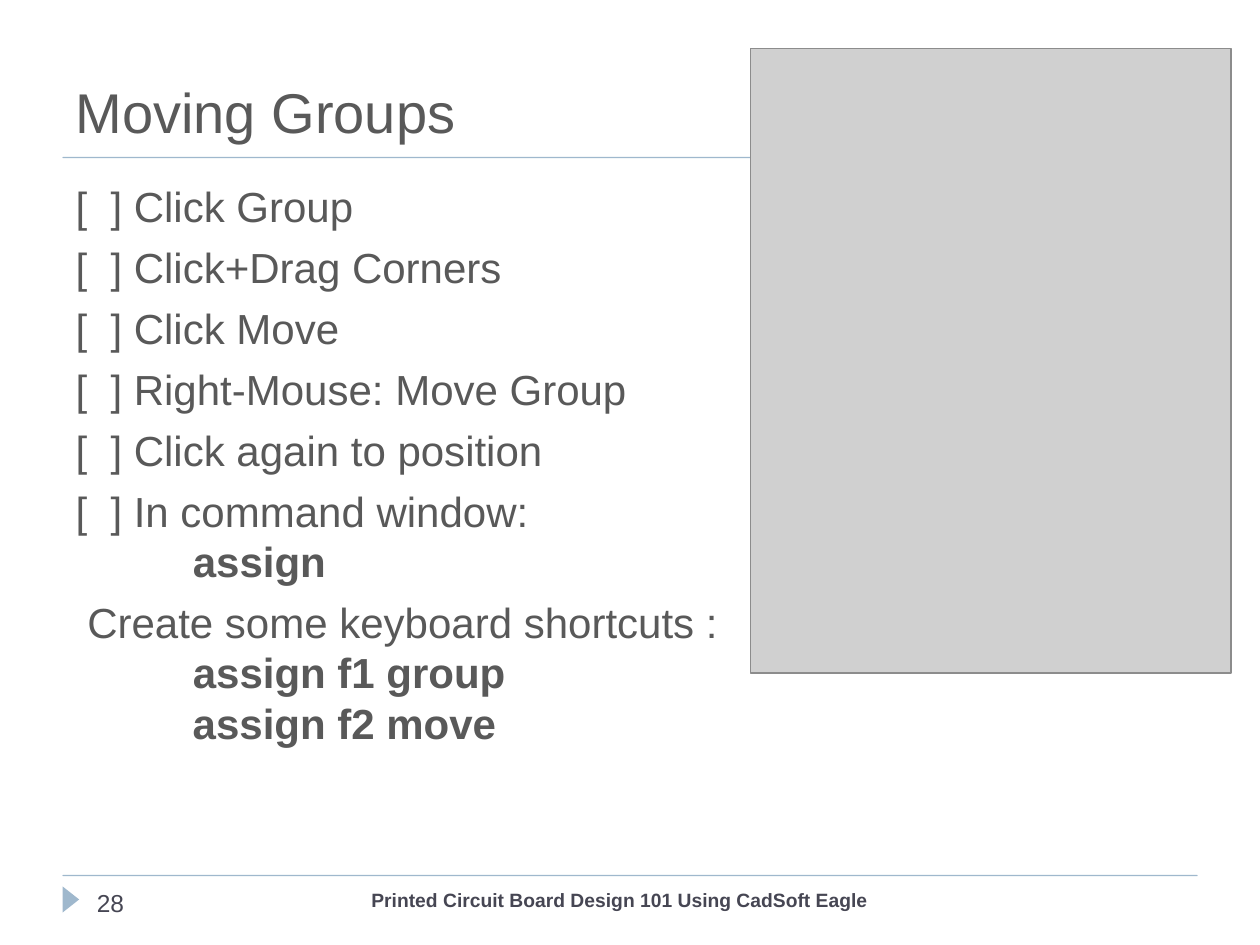
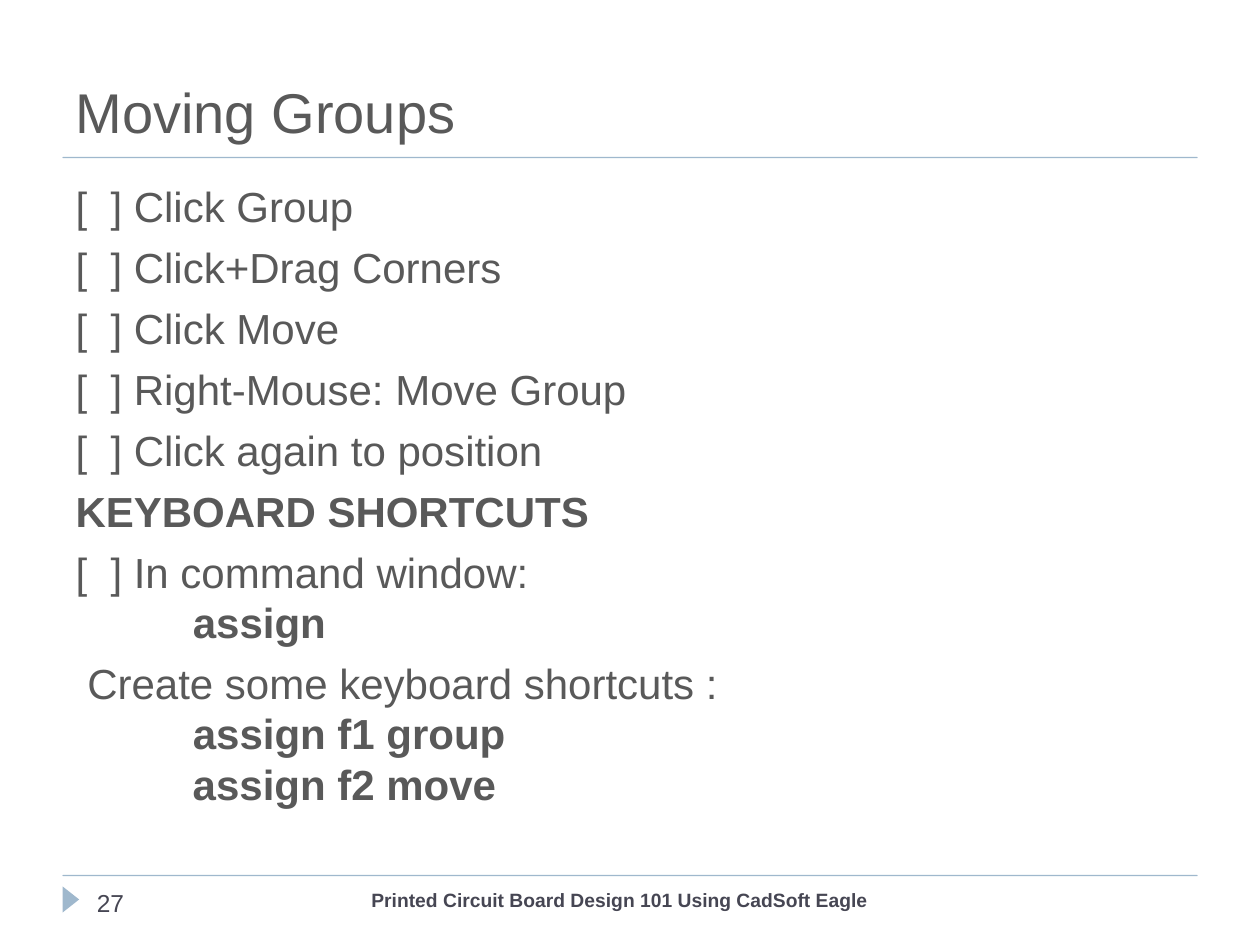
Before and after one commit to cogwheelcircuitworks/IntroToEagleCAD, a slide deck: slide 27 of ClassFiles/PCBDesignEagleCad101.ppt (slide 28 before the commit). Drawn at 1260x945 pixels with LibreOffice and Linux fonts; fonts in the diff are those of the drawing; grey boxes stand for pictures; background and template pictures are left out. Boxes give left, top, right and bottom in pixels: in the first picture for what was removed or moved away, otherwise in the second. Text is boxed around its words. In the diff, an @@ line names an element or a change of style, - is before the commit and + after.

```diff
--- a/ClassFiles/PCBDesignEagleCad101.ppt
+++ b/ClassFiles/PCBDesignEagleCad101.ppt
@@ picture removed at (750, 48, 1231, 673) @@
@@ text at (76, 497, 589, 528): paragraph added @@
+KEYBOARD SHORTCUTS
@@ page number at (97, 895, 124, 912): text changed @@
-28
+27
```
Also in this commit, not shown: 9 other slides changed, 1 slide added.
